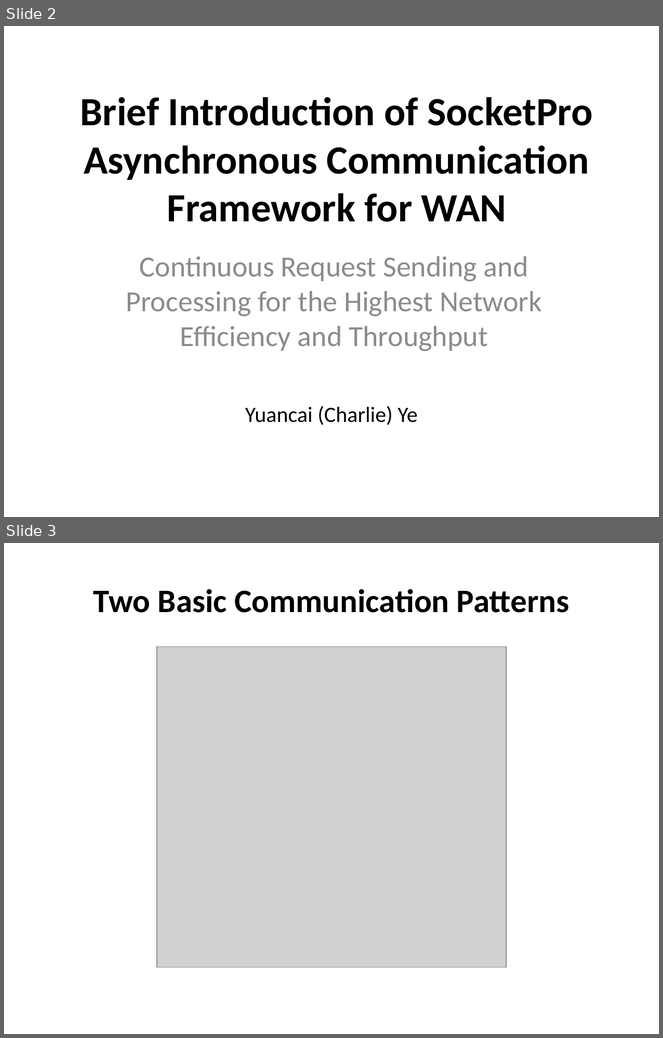
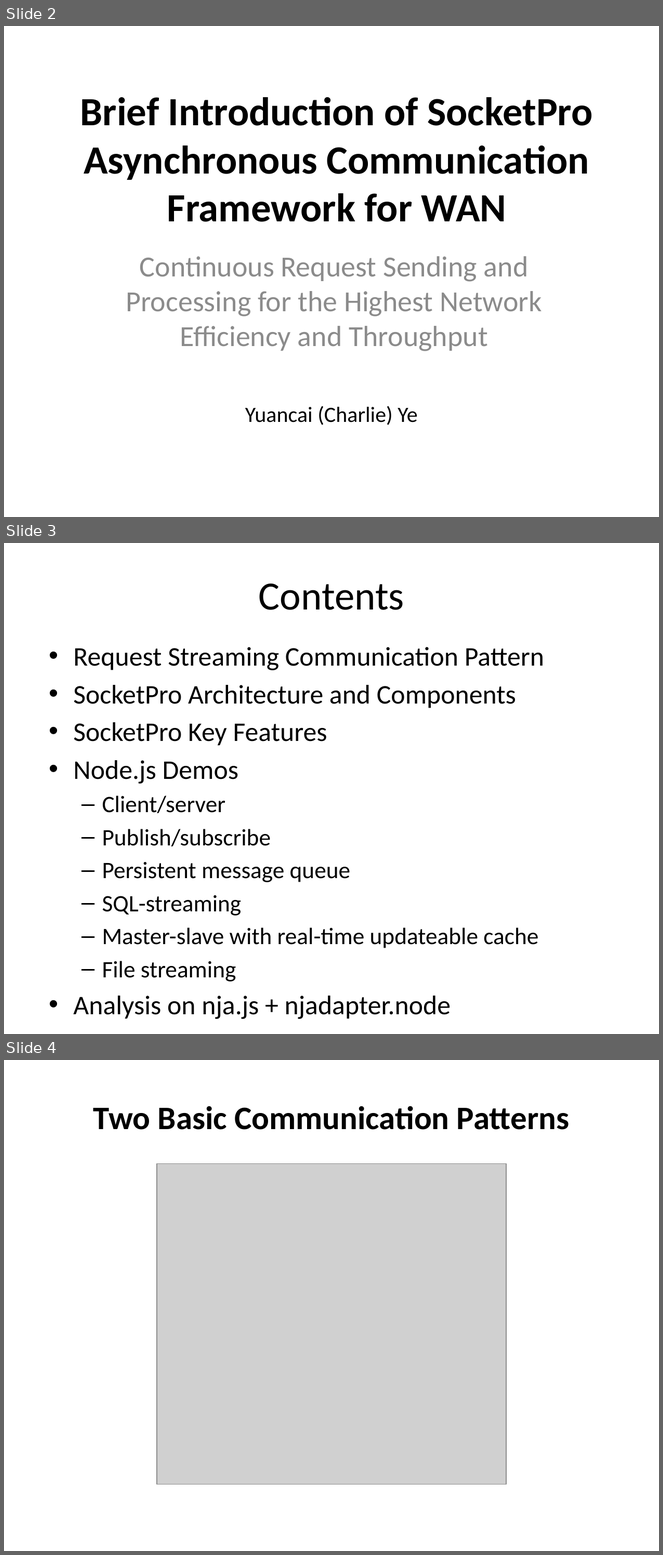
Before and after one commit to udaparts/doc, a slide deck: origin_draws/SocketPro for Node.js.pptx. Shown one above the other, each under a label of ours: slides 2 and 3 before the commit, slides 2, 3 and 4 after it. The pictures are 663x1038 and 663x1555 pixels, drawn with LibreOffice and Linux fonts; fonts in the diff are those of the drawing; grey boxes stand for pictures. Boxes give left, top, right and bottom in pixels: in the first picture for what was removed or moved away, otherwise in the second. Text is boxed around its words. In the diff, an @@ line names an element or a change of style, - is before the commit and + after.

```diff
--- a/origin_draws/SocketPro for Node.js.pptx
+++ b/origin_draws/SocketPro for Node.js.pptx
@@ slide 3 added at [4,543,659,1034], background #FFFFFF @@
@@ title added at [259,584,404,610], 44 pt, text #000000 @@
+Contents
@@ text added at [73,647,544,1019], 29.6 pt, text #000000 @@
+• Request Streaming Communication Pattern
+• SocketPro Architecture and Components
+• SocketPro Key Features
+• Node.js Demos
+  – Client/server
+  – Publish/subscribe
+  – Persistent message queue
+  – SQL-streaming
+  – Master-slave with real-time updateable cache
+  – File streaming
+• Analysis on nja.js + njadapter.node
@@ what was slide 3 is now slide 4 @@
```
Also in this commit, not shown: 1 slide changed, 1 other slide added.
